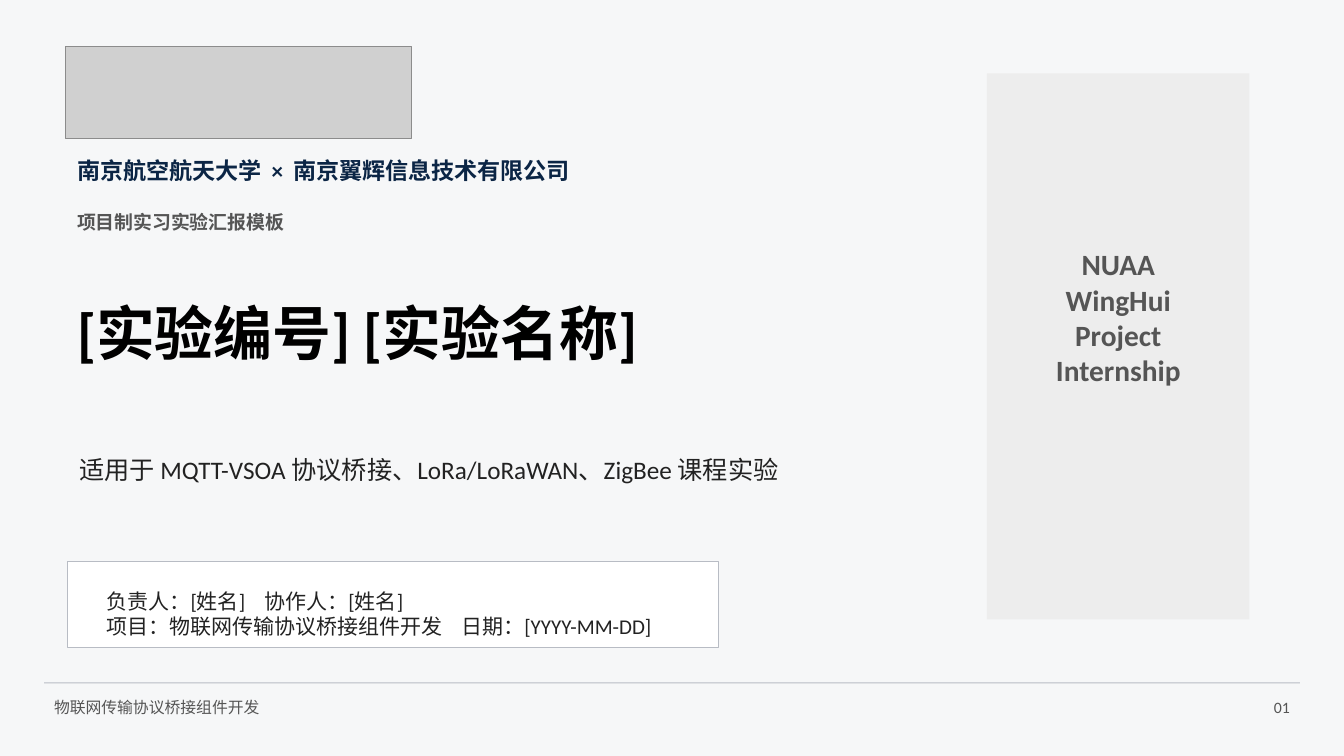
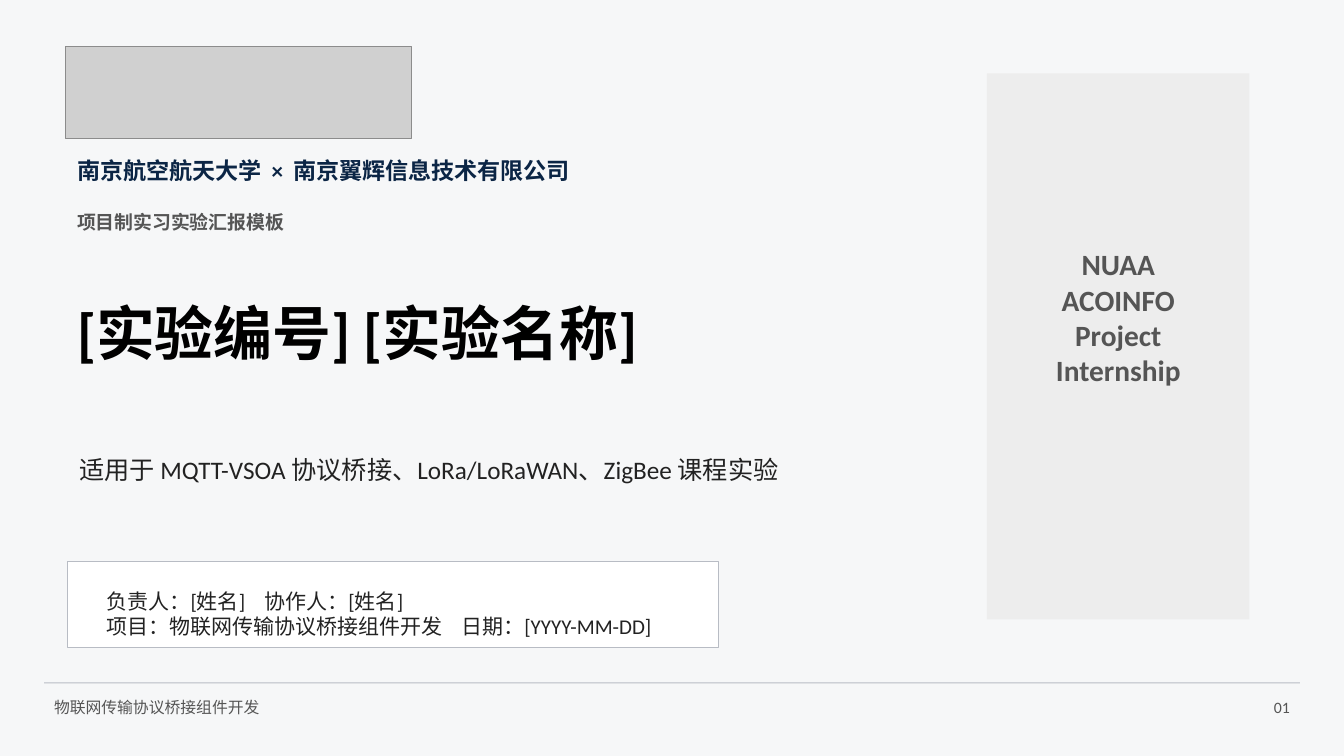
Before and after one commit to ljx000123/nuaa_acoinfo_iot_internship_repo, a slide deck: slide 1 of common/templates/实验汇报PPT模板.pptx. Drawn at 1344x756 pixels with LibreOffice and Linux fonts; fonts in the diff are those of the drawing; grey boxes stand for pictures. Boxes give left, top, right and bottom in pixels: in the first picture for what was removed or moved away, otherwise in the second. Text is boxed around its words. In the diff, an @@ line names an element or a change of style, - is before the commit and + after.

Commit message:
Use ACOINFO company English name

```diff
--- a/common/templates/实验汇报PPT模板.pptx
+++ b/common/templates/实验汇报PPT模板.pptx
@@ text at (x1=1062, y1=292, x2=1175, y2=311): text changed @@
-WingHui
+ACOINFO
```
Also in this commit, not shown: 5 other files.
